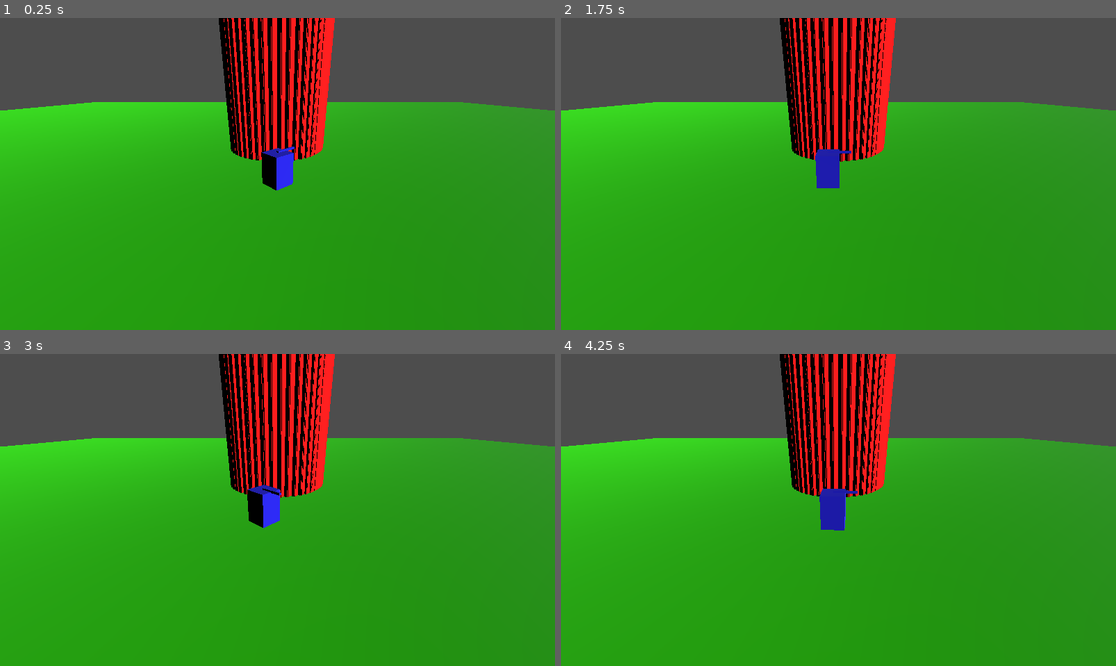
Above: before the commit, frames 1-4 (two rows, left to right).
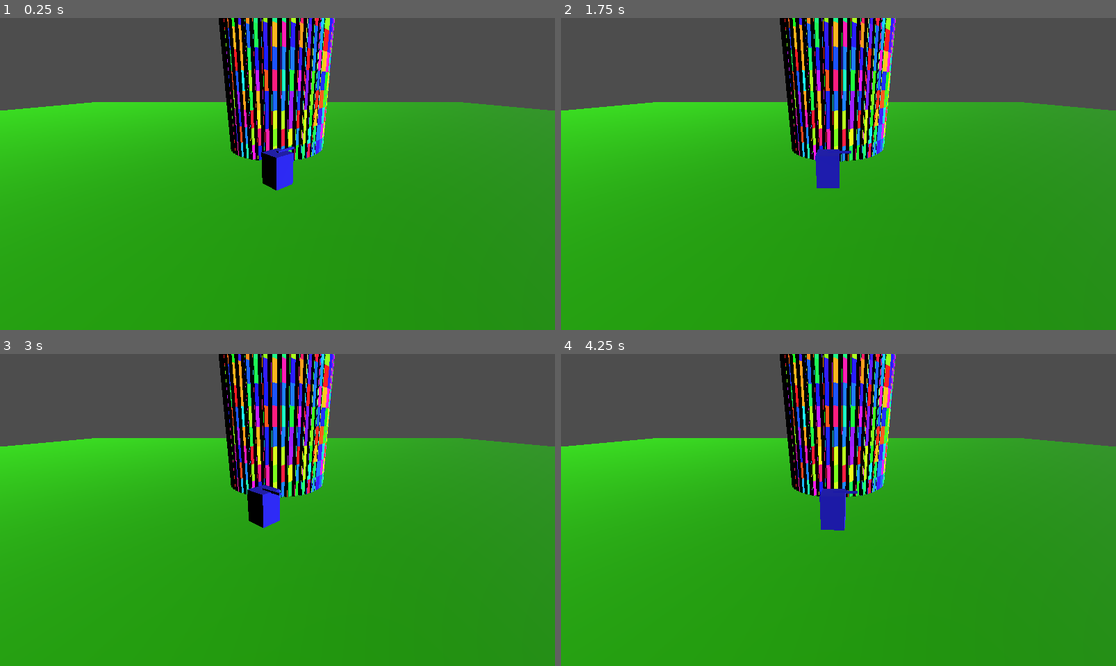
Above: after the commit, the same moments.

Repository: skooter500/GE1-2024
Game: Godot game, scene res://scenes/potatoes.tscn
The game is run twice, just before and just after one commit, with the same random seed, the same clock (stepped at 60 frames per second) and the same inputs.
Inputs:
- Up to frame 1 (0.25 s): no input
- Up to frame 2 (1.75 s): tap Enter at 0.5 s; hold D (turn_right) 0.53-1.28 s; hold S (move_backward) from 1.28 s (still down)
- Up to frame 3 (3 s): tap Space at 2 s; release S (move_backward) at 2.03 s; hold D (turn_right) 2.03-2.78 s; hold W (move_forward) from 2.78 s (still down)
- Up to frame 4 (4.25 s): release W (move_forward) at 3.53 s; hold A (turn_left) from 3.53 s (still down)

The runs differ from the first frame. In frame 1, 4.0% of the frame differs, in the area x 40-61%, y 0-46%; in frame 2, 4.0%; in frame 3, 4.0%; in frame 4, 4.0%.

Commit message:
Tower Colour

Diff:
--- a/games-engines-2024/scenes/wall.gd
+++ b/games-engines-2024/scenes/wall.gd
@@ -9,14 +9,18 @@
 
 # Called when the node enters the scene tree for the first time.
 func _ready() -> void:
-	var material = StandardMaterial3D.new()
+	randomize()
+
 
 	for row in range(rows):
 		for col in range(cols):
-			material.albedo_color=randi_range(0,255)
 			var brick = brick_scene.instantiate()
+			var pos=Vector3(cos(col)*PI,row,sin(col)*PI)
 
-			var pos=Vector3(cos(col)*PI,row,sin(col)*PI)
+			var material = StandardMaterial3D.new()
+
+			material.albedo_color = Color.from_hsv(randf_range(0, 1), 1, 1, 0.8)
+			brick.get_node("Brick").material_override = material
 
 			brick.position=pos
 			add_child(brick)
